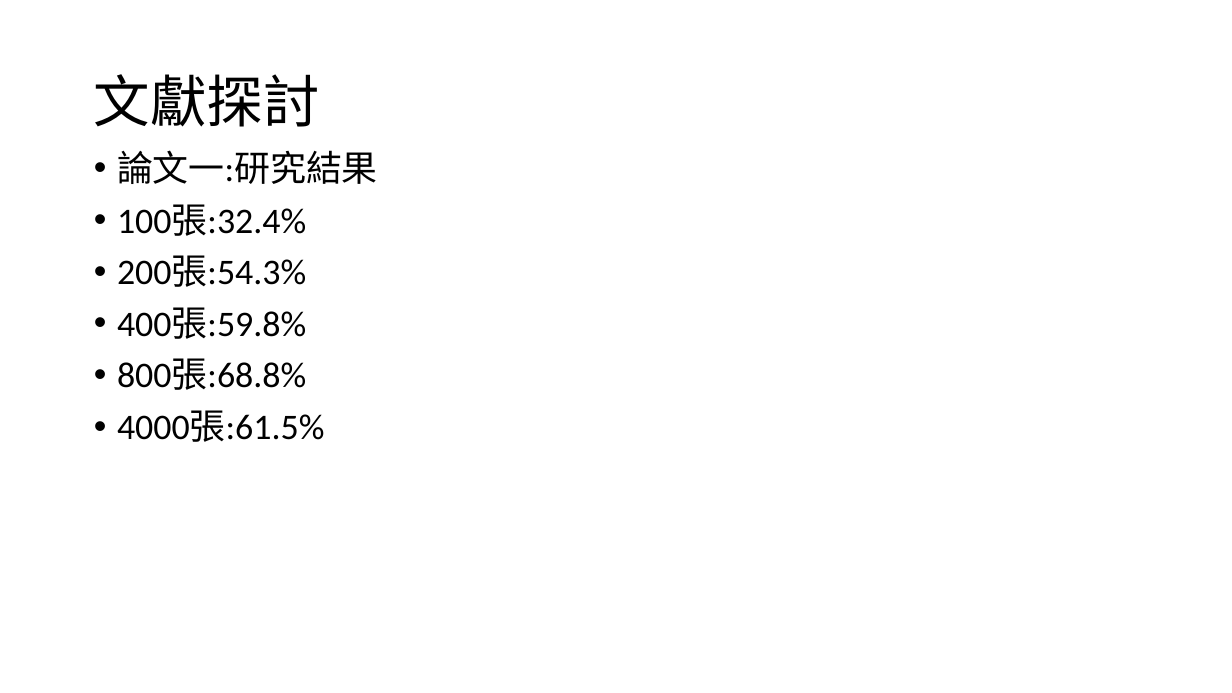
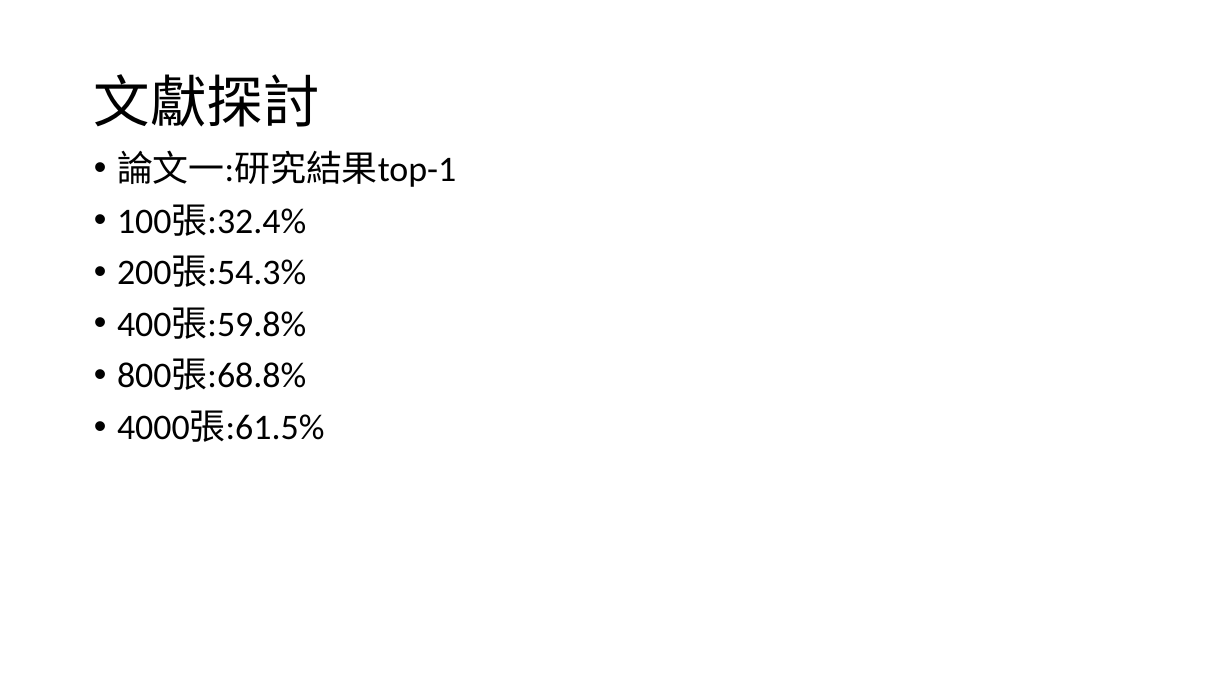
Before and after one commit to 10994015/paper, a slide deck: slide 11 of 論文/論文寫作.pptx. Drawn at 1232x693 pixels with LibreOffice and Linux fonts; fonts in the diff are those of the drawing. Boxes give left, top, right and bottom in pixels: in the first picture for what was removed or moved away, otherwise in the second. Text is boxed around its words. In the diff, an @@ line names an element or a change of style, - is before the commit and + after.

```diff
--- a/論文/論文寫作.pptx
+++ b/論文/論文寫作.pptx
@@ text at (117, 150, 456, 187): text changed @@
-• 論文一:研究結果
+• 論文一:研究結果top-1
```
Also in this commit, not shown: 1 other slide changed, 3 slides added, 1 slide removed, 1 other file.
